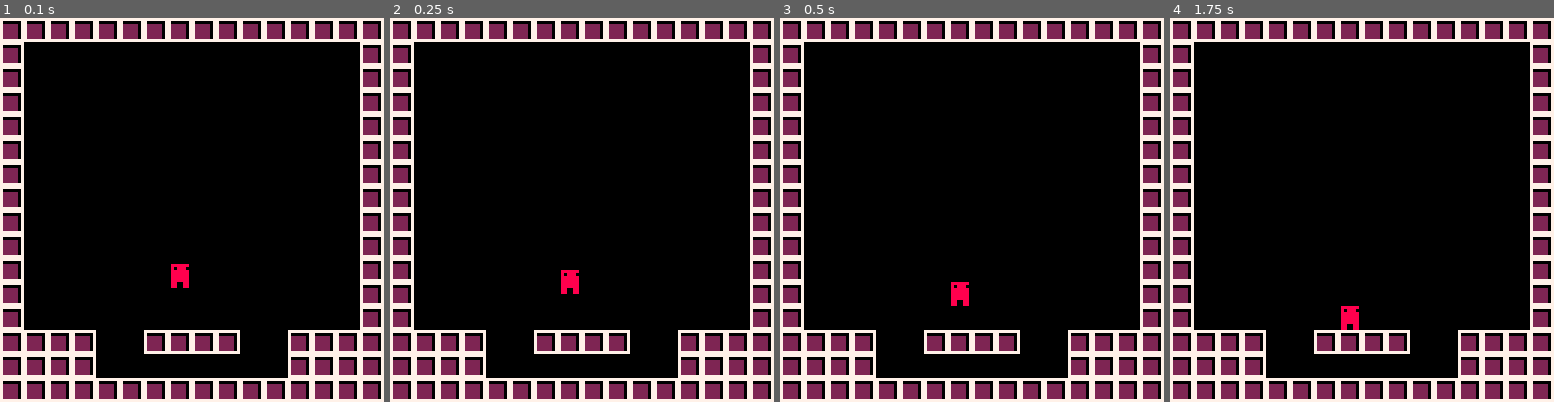
Above: before the commit, frames 1-4 (left to right).
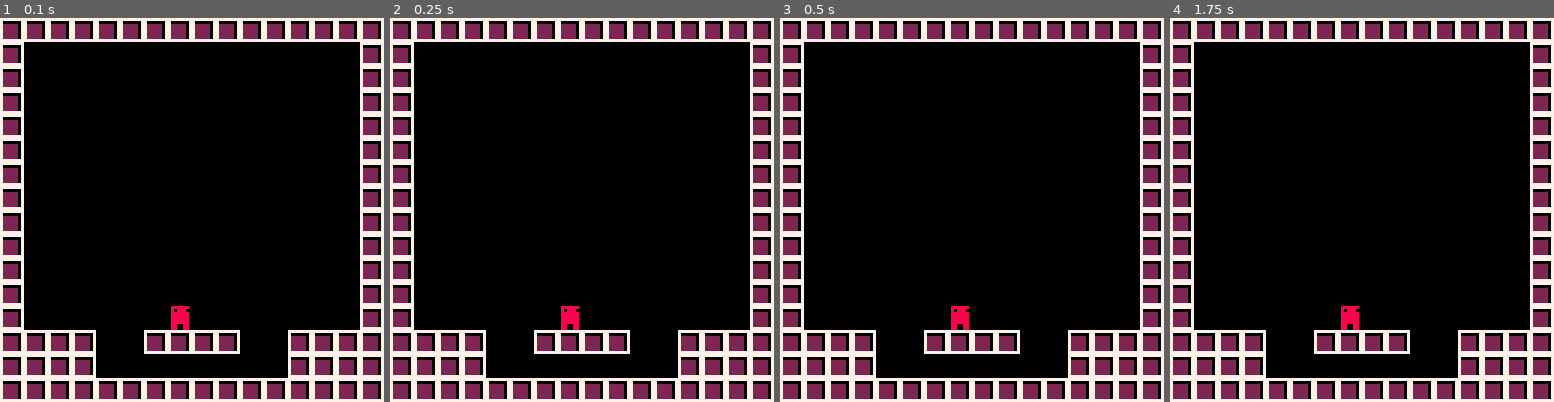
Above: after the commit, the same moments.

Repository: ExOK/Celeste2
Game: PICO-8 cartridge celeste2.p8
The game is run twice, just before and just after one commit, with the same random seed, the same clock (stepped at 60 frames per second) and the same inputs.
Inputs:
- Up to frame 1 (0.1 s): no input
- Up to frame 2 (0.25 s): no input
- Up to frame 3 (0.5 s): no input
- Up to frame 4 (1.75 s): no input

The runs differ from the first frame. In frame 1, 0.5% of the frame differs, in the area x 44-50%, y 64-82%; in frame 2, 0.5%; in frame 3, 0.5%; in frame 4, nothing differs.

Commit message:
Speed stuff

Diff:
--- a/celeste2.p8
+++ b/celeste2.p8
@@ -52,6 +52,16 @@
 	end
 end
 
+function sign(x)
+	if (x < 0) then
+		return -1
+	elseif (x > 0) then
+		return 1
+	else
+		return 0
+	end
+end
+
 __gfx__
 00000000777777770888888000000000000000000000000000000000000000000000000000000000000000000000000000000000000000000000000000000000
 00000000700000070808880000000000000000000000000000000000000000000000000000000000000000000000000000000000000000000000000000000000
--- a/object.lua
+++ b/object.lua
@@ -19,6 +19,7 @@
 object.hit_h = 8
 object.geom = g_none
 object.actor = true
+
 object.move_x = function(self, x)
 	local mx = 0;
 	self.remainder_x += x;
@@ -29,7 +30,17 @@
 	end
 
 	self.remainder_x -= mx;
-	self.x += mx
+
+	local mxs = sign(mx)
+	while (mx != 0)
+	do
+		if (self:check_solid(mxs)) then
+			break
+		else
+			self.x += mxs
+			mx -= mxs
+		end
+	end
 end
 
 object.move_y = function(self, y)
@@ -42,7 +53,17 @@
 	end
 
 	self.remainder_y -= my;
-	self.y += my
+
+	local mys = sign(my)
+	while (my != 0)
+	do
+		if (self:check_solid(mys)) then
+			break
+		else
+			self.y += mys
+			my -= mys
+		end
+	end
 end
 
 object.draw = function(self)
--- a/player.lua
+++ b/player.lua
@@ -1,13 +1,23 @@
 player = {}
 player.tile = 2
 player.base = object
+
+player.state = 0
+
 player.init = function(self)
 	self.spr = self.tile
 end
+
 player.update = function(self)
-	if (not self:check_solid()) then
-		self:move_y(0.5)
+
+	-- gravity
+	if (not self:check_solid(0, 1)) then
+		self.speed_y = min(self.speed_y + 10, 20)
 	end
+
+	-- apply
+	self:move_y(self.speed_y)
+
 end
 
 setmetatable(player, lookup)
